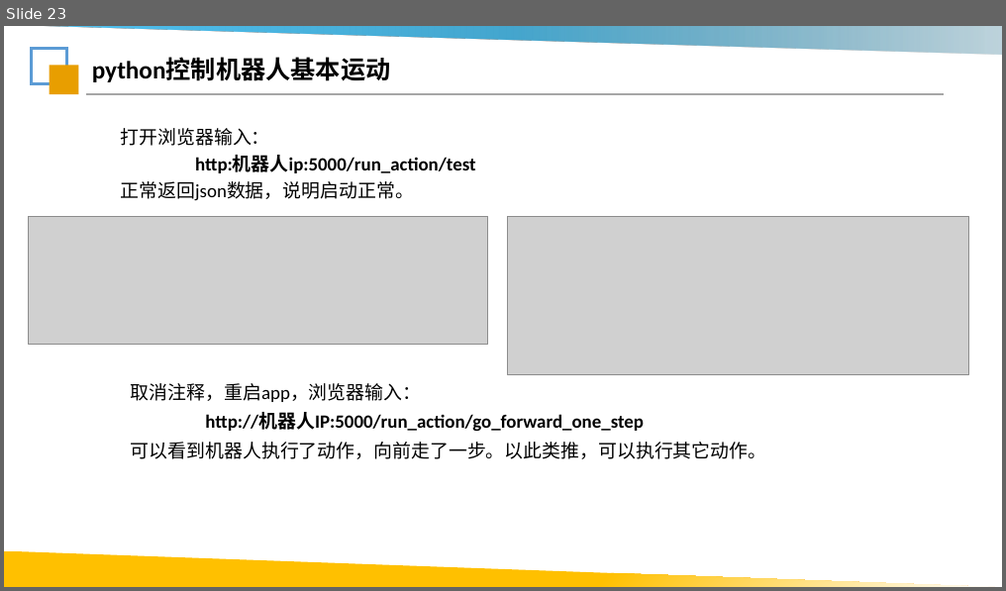
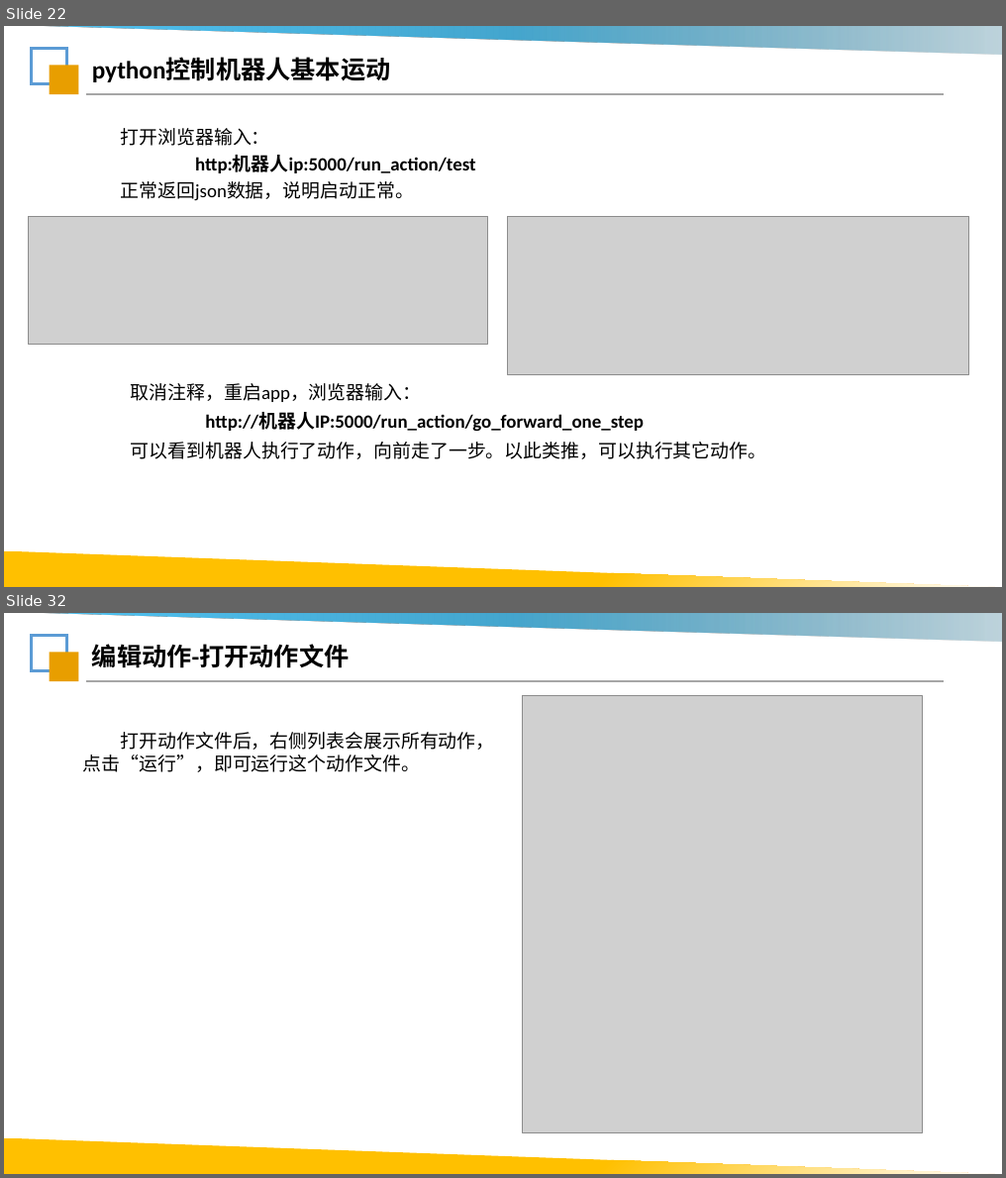
Before and after one commit to Lsnxiaoxiong/robot-course, a slide deck: ppt/第2课_Python与机器人控制.pptx. Shown one above the other, each under a label of ours: slide 23 before the commit, slides 22 and 32 after it; the slides between them are not shown. The pictures are 1006x591 and 1006x1178 pixels, drawn with LibreOffice and Linux fonts; fonts in the diff are those of the drawing; grey boxes stand for pictures; background and template pictures are left out. Boxes give left, top, right and bottom in pixels: in the first picture for what was removed or moved away, otherwise in the second. Text is boxed around its words. In the diff, an @@ line names an element or a change of style, - is before the commit and + after.

```diff
--- a/ppt/第2课_Python与机器人控制.pptx
+++ b/ppt/第2课_Python与机器人控制.pptx
@@ slide 32 added at (x1=4, y1=613, x2=1002, y2=1174), background #FFFFFF; not listed: 5 template elements that a slide beside it also shows @@
@@ text added at (x1=92, y1=644, x2=350, y2=668), 24 pt, text #000000, bold @@
+编辑动作-打开动作文件
@@ picture added at (x1=523, y1=696, x2=923, y2=1134) @@
@@ text added at (x1=83, y1=732, x2=495, y2=772), 18 pt, text #000000 @@
+打开动作文件后，右侧列表会展示所有动作，点击“运行”，即可运行这个动作文件。
@@ what was slide 23 is now slide 22 @@
```
Also in this commit, not shown: 4 slides changed, 20 other slides added, 3 slides removed, 3 other files.
